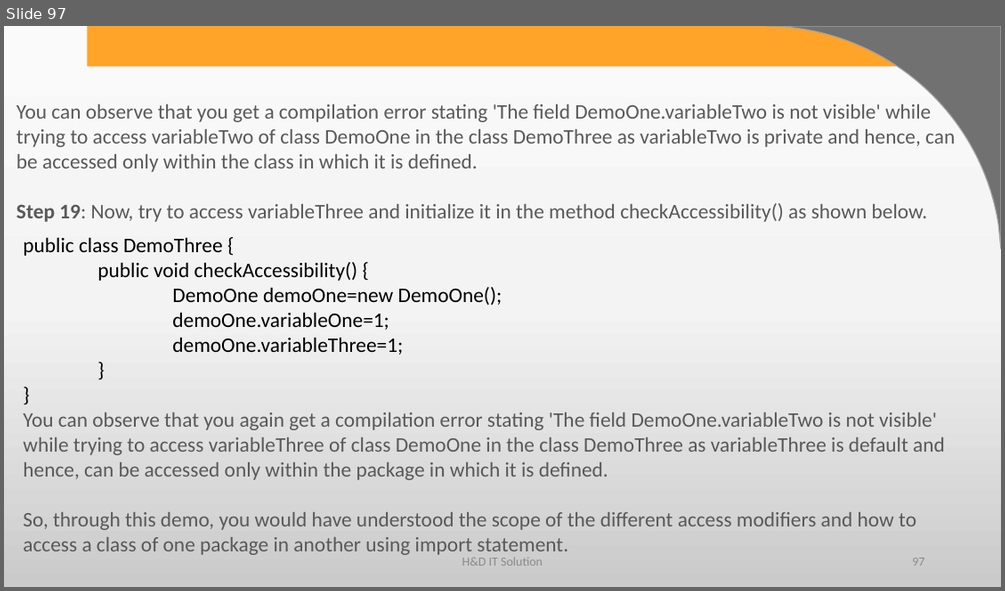
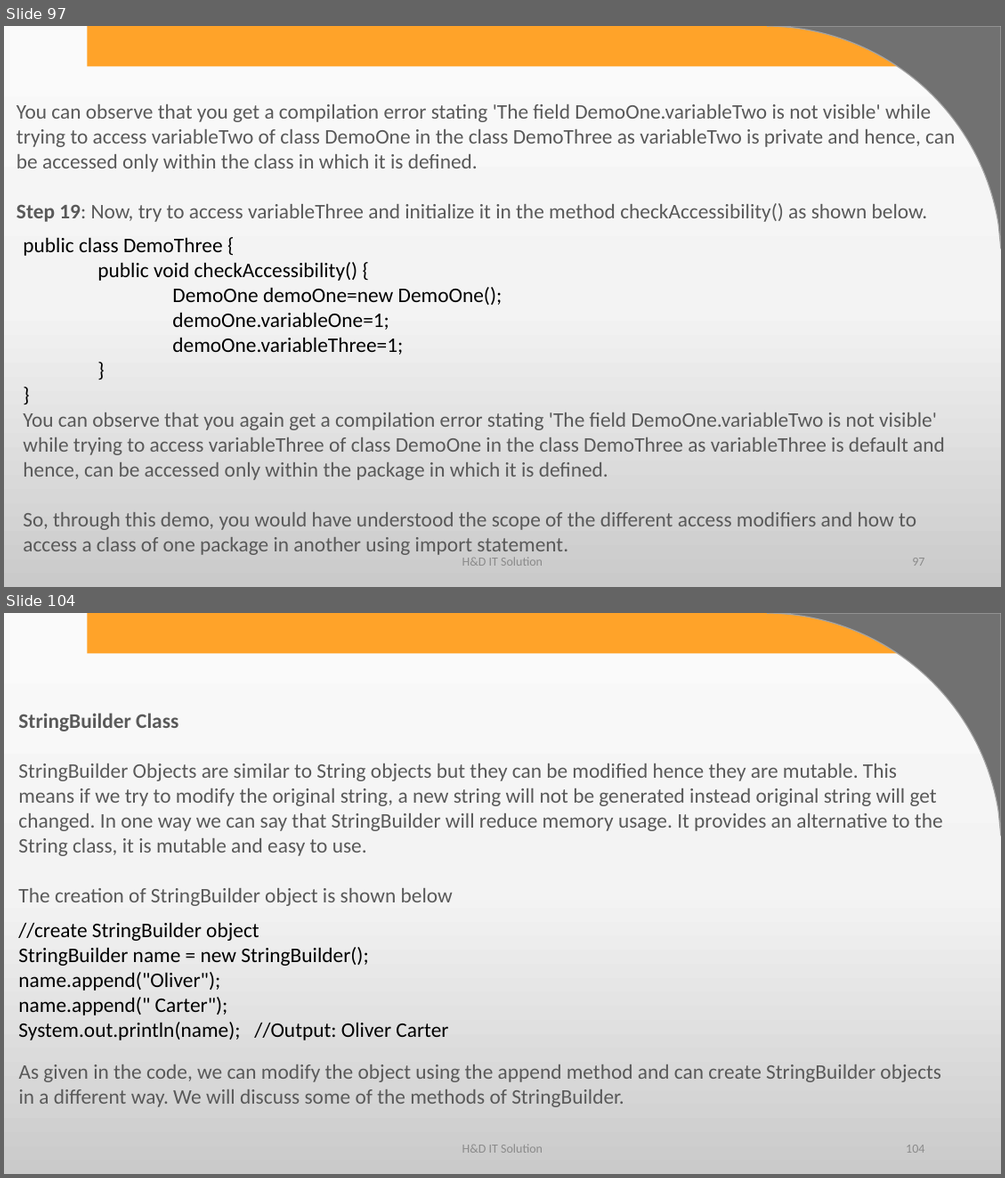
Before and after one commit to harshadasawant/infinite_code, a slide deck: ppt/JAVA syllabus.pptx. Shown one above the other, each under a label of ours: slide 97 before the commit, slides 97 and 104 after it; the slides between them are not shown. The pictures are 1005x591 and 1005x1178 pixels, drawn with LibreOffice and Linux fonts; fonts in the diff are those of the drawing; background and template pictures are left out. Boxes give left, top, right and bottom in pixels: in the first picture for what was removed or moved away, otherwise in the second. Text is boxed around its words. In the diff, an @@ line names an element or a change of style, - is before the commit and + after.

```diff
--- a/ppt/JAVA syllabus.pptx
+++ b/ppt/JAVA syllabus.pptx
@@ slide 104 added at (x1=4, y1=613, x2=1001, y2=1174), background gradient #FBFBFB to #F4F4F4 to #CBCBCB; not listed: 2 template elements that a slide beside it also shows @@
@@ text added at (x1=18, y1=713, x2=943, y2=906), 20 pt, text #595959 @@
+StringBuilder Class
+StringBuilder Objects are similar to String objects but they can be modified hence they are mutable. This means if we try to modify the original string, a new string will not be generated instead original string will get changed. In one way we can say that StringBuilder will reduce memory usage. It provides an alternative to the String class, it is mutable and easy to use.
+The creation of StringBuilder object is shown below
@@ text added at (x1=18, y1=922, x2=448, y2=1040), 20 pt, text #000000 @@
+//create StringBuilder object
+StringBuilder name = new StringBuilder();
+name.append("Oliver");
+name.append(" Carter");
+System.out.println(name); //Output: Oliver Carter
@@ text added at (x1=19, y1=1064, x2=941, y2=1107), 20 pt, text #595959 @@
+As given in the code, we can modify the object using the append method and can create StringBuilder objects in a different way. We will discuss some of the methods of StringBuilder.
@@ text added at (x1=462, y1=1143, x2=542, y2=1152), 12 pt, text #8C8C8C @@
+H&D IT Solution
@@ page number added at (x1=906, y1=1144, x2=924, y2=1152), 12 pt, text #8C8C8C @@
+104
```
Also in this commit, not shown: 5 slides changed, 52 other slides added, 8 other files.
